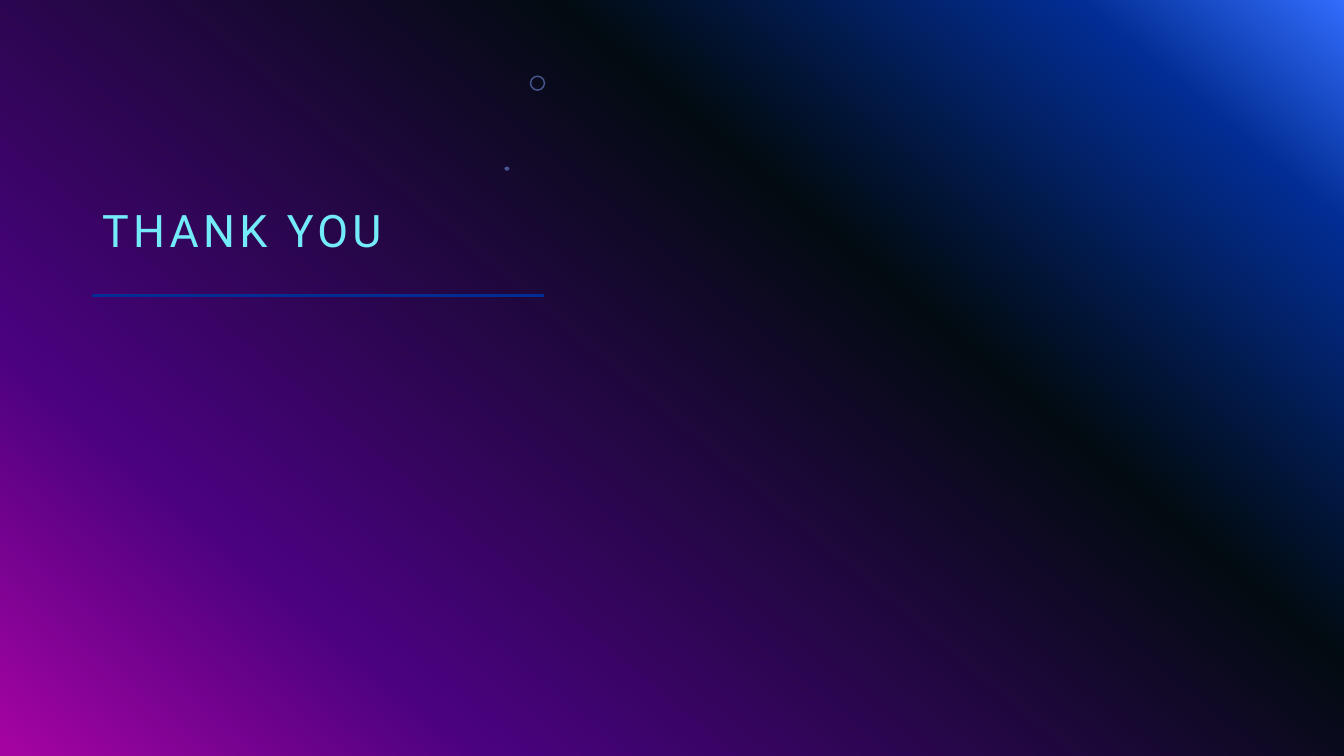
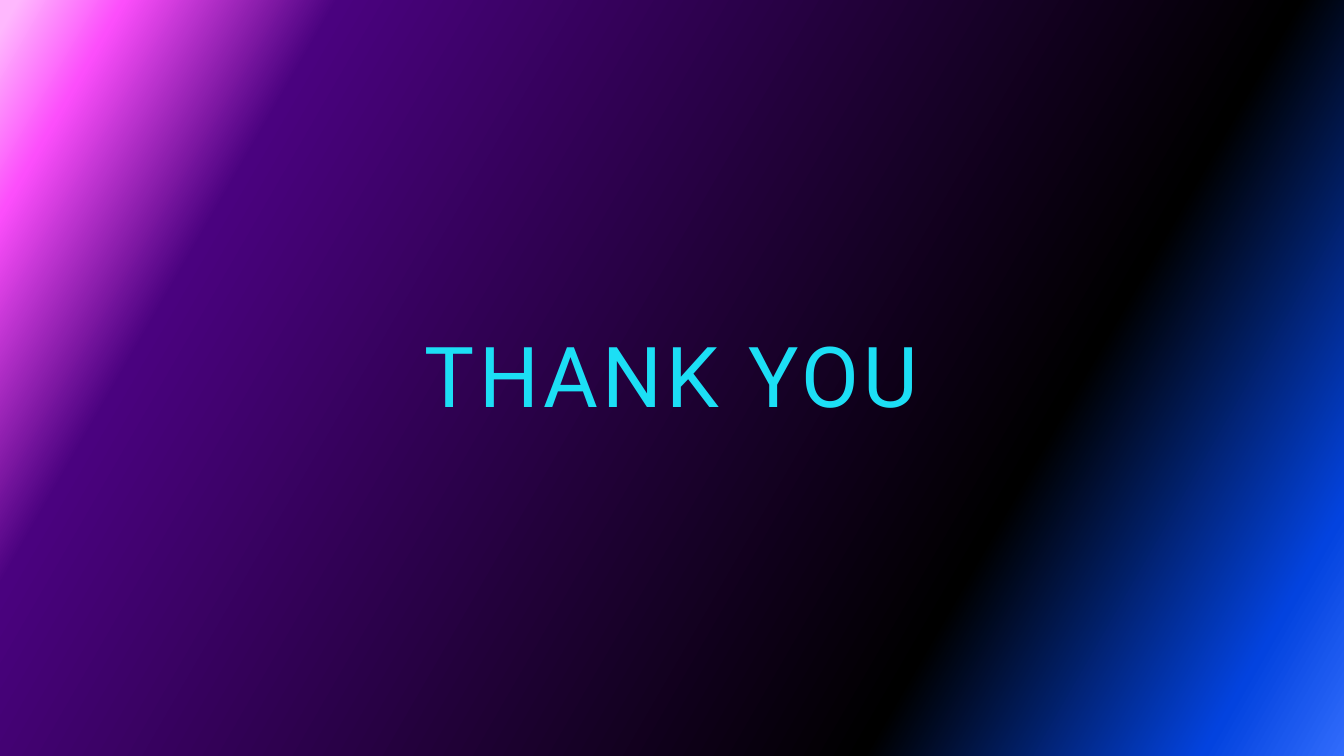
Before and after one commit to FontysVenlo/esd-workshop-kubernetes-essentials, a slide deck: slide 16 of First presentation draft.pptx (slide 14 before the commit). Drawn at 1344x756 pixels with LibreOffice and Linux fonts; fonts in the diff are those of the drawing; background and template pictures are left out. Boxes give left, top, right and bottom in pixels: in the first picture for what was removed or moved away, otherwise in the second. Text is boxed around its words. In the diff, an @@ line names an element or a change of style, - is before the commit and + after.

```diff
--- a/First presentation draft.pptx
+++ b/First presentation draft.pptx
@@ background gradient #316CFC to #022D94 to #020B11 to #4A027F to #A203A1 to picture (left out) @@
@@ ellipse removed at (530, 77, 544, 91) @@
@@ freeform shape removed at (504, 166, 509, 170) @@
@@ title "THANK YOU": place and size @@
-title "THANK YOU" at (287, 214, 382, 248)
+title "THANK YOU" at (425, 346, 919, 408)
@@ title "THANK YOU" at (425, 346, 919, 408): size 32 to 60 pt, text colour #73EBF9 to #1CDFF5; alignment left to centre; vertical alignment bottom to middle @@
@@ line removed from (92, 295) to (544, 295) @@
```
Also in this commit, not shown: 1 other slide changed, 2 slides added.
